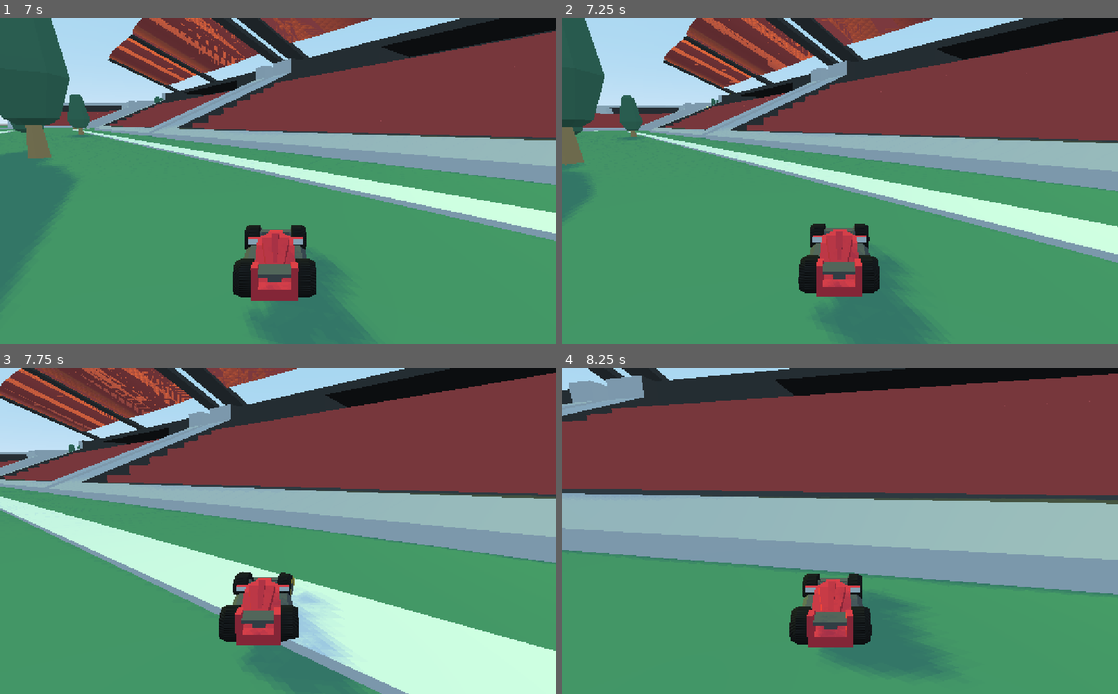
Above: before the commit, frames 1-4 (two rows, left to right).
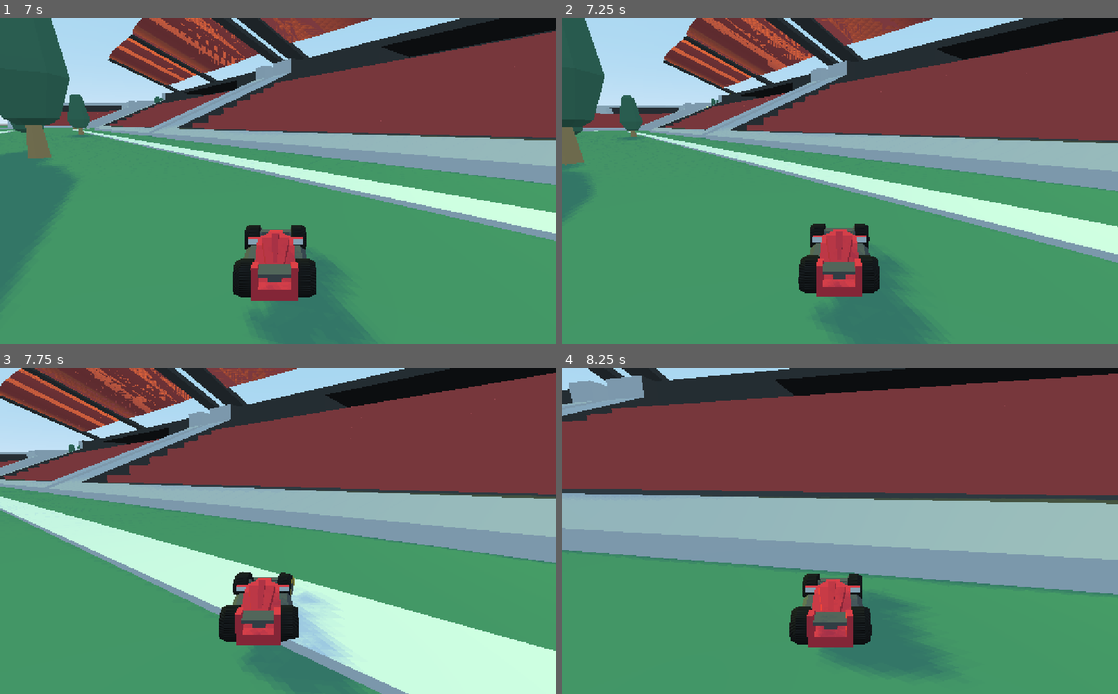
Above: after the commit, the same moments.

Repository: RichoM/LowPolyRacing
Game: Godot game, scene res://Race.tscn
Same seed, same stepped clock (60 frames per second), same inputs: the game is played once before the commit and once after it.
Inputs:
- Up to frame 1 (7 s): hold Right (car_turnright) 0.53-1.28 s; hold Down (car_backwards) 1.28-2.03 s; hold Right (car_turnright) 2.03-2.78 s; hold Up (car_forward) 2.78-3.53 s; hold Left (car_turnleft) 3.53-5.03 s; hold Down (car_backwards) 5.03-5.78 s; hold Right (car_turnright) 5.78-6.53 s; hold Up (car_forward) from 6.53 s (still down)
- Up to frame 2 (7.25 s): keep holding Up (car_forward)
- Up to frame 3 (7.75 s): release Up (car_forward) at 7.28 s; hold Right (car_turnright) from 7.28 s (still down)
- Up to frame 4 (8.25 s): release Right (car_turnright) at 8.03 s; hold Down (car_backwards) from 8.03 s (still down)

Frame 1 is identical in both runs. In frame 2, 0.2% of the frame differs, in the area x 19-46%, y 0-29%; in frame 3, 0.7%, in the area x 0-90%, y 0-98%; in frame 4, less than 0.1%.

Commit message:
Increased velocity threshold to lock axis (otherwise if the car accelerated too quickly some weird physics error occurred)

Diff:
--- a/car.gd
+++ b/car.gd
@@ -32,7 +32,7 @@
 	steering = lerp(steering, target_steering, 4 * delta)
 
 	var velocity = linear_velocity.length()
-	self.axis_lock_linear_y = self.axis_lock_linear_y || velocity > 10
+	self.axis_lock_linear_y = self.axis_lock_linear_y || velocity > 20
 
 	if camera:
 		camera.h_offset = -steering * 1.5
